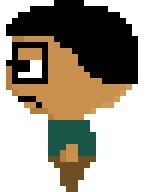
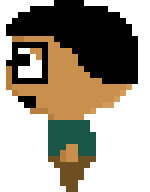
Revision of a layered 150x192 image; what changed, layer by layer:
painted on "colors" over [18, 48, 42, 108]
